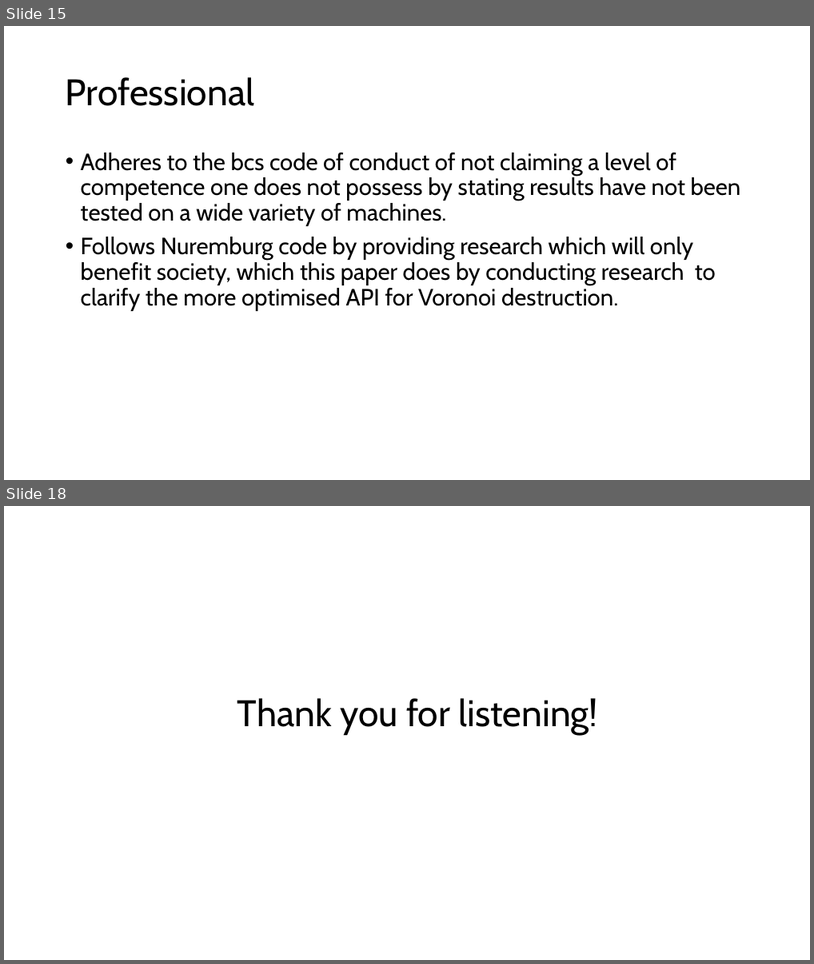
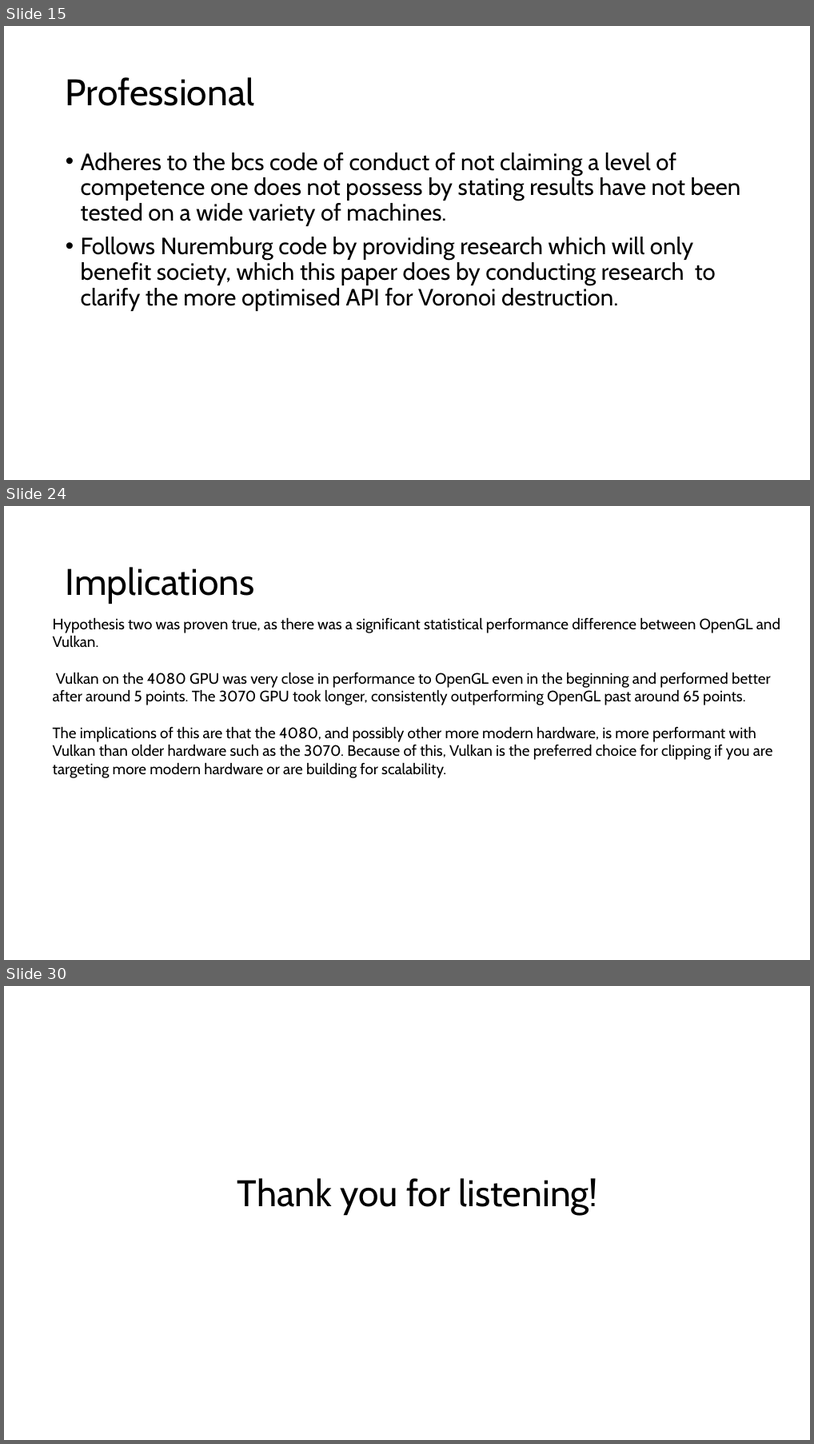
Before and after one commit to SamLGameDev/SamsEngine, a slide deck: Disertation/Proposal Presentation.pptx. Shown one above the other, each under a label of ours: slides 15 and 18 before the commit, slides 15, 24 and 30 after it; the slides between them are not shown. The pictures are 814x964 and 814x1444 pixels, drawn with LibreOffice and Linux fonts; fonts in the diff are those of the drawing. Boxes give left, top, right and bottom in pixels: in the first picture for what was removed or moved away, otherwise in the second. Text is boxed around its words. In the diff, an @@ line names an element or a change of style, - is before the commit and + after.

```diff
--- a/Disertation/Proposal Presentation.pptx
+++ b/Disertation/Proposal Presentation.pptx
@@ slide 24 added at (x1=4, y1=506, x2=810, y2=960), background #FFFFFF @@
@@ title added at (x1=66, y1=567, x2=255, y2=604), 44 pt, text #000000 @@
+Implications
@@ text added at (x1=53, y1=617, x2=781, y2=778), 18 pt, text #000000 @@
+Hypothesis two was proven true, as there was a significant statistical performance difference between OpenGL and Vulkan.
+Vulkan on the 4080 GPU was very close in performance to OpenGL even in the beginning and performed better after around 5 points. The 3070 GPU took longer, consistently outperforming OpenGL past around 65 points.
+The implications of this are that the 4080, and possibly other more modern hardware, is more performant with Vulkan than older hardware such as the 3070. Because of this, Vulkan is the preferred choice for clipping if you are targeting more modern hardware or are building for scalability.
@@ what was slide 18 is now slide 30 @@
```
Also in this commit, not shown: 9 slides changed, 14 other slides added, 3 slides removed, 1 other file.
